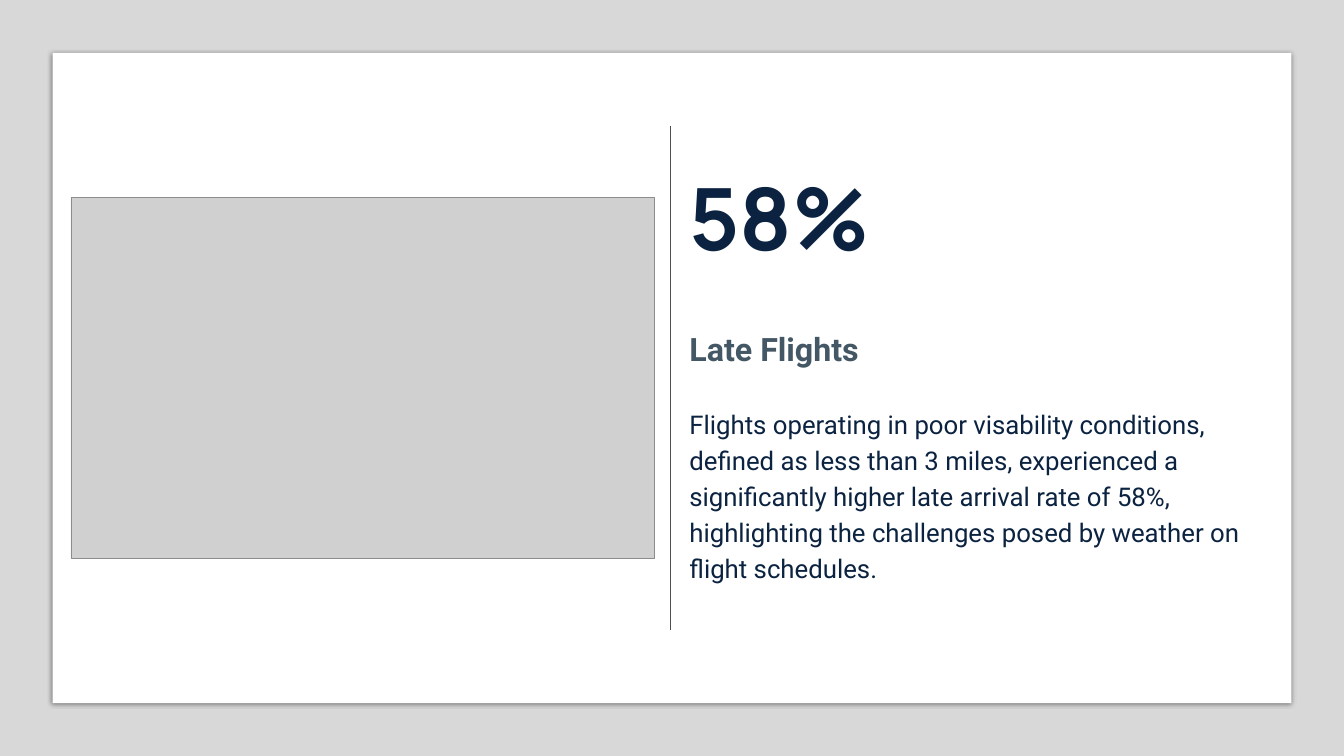
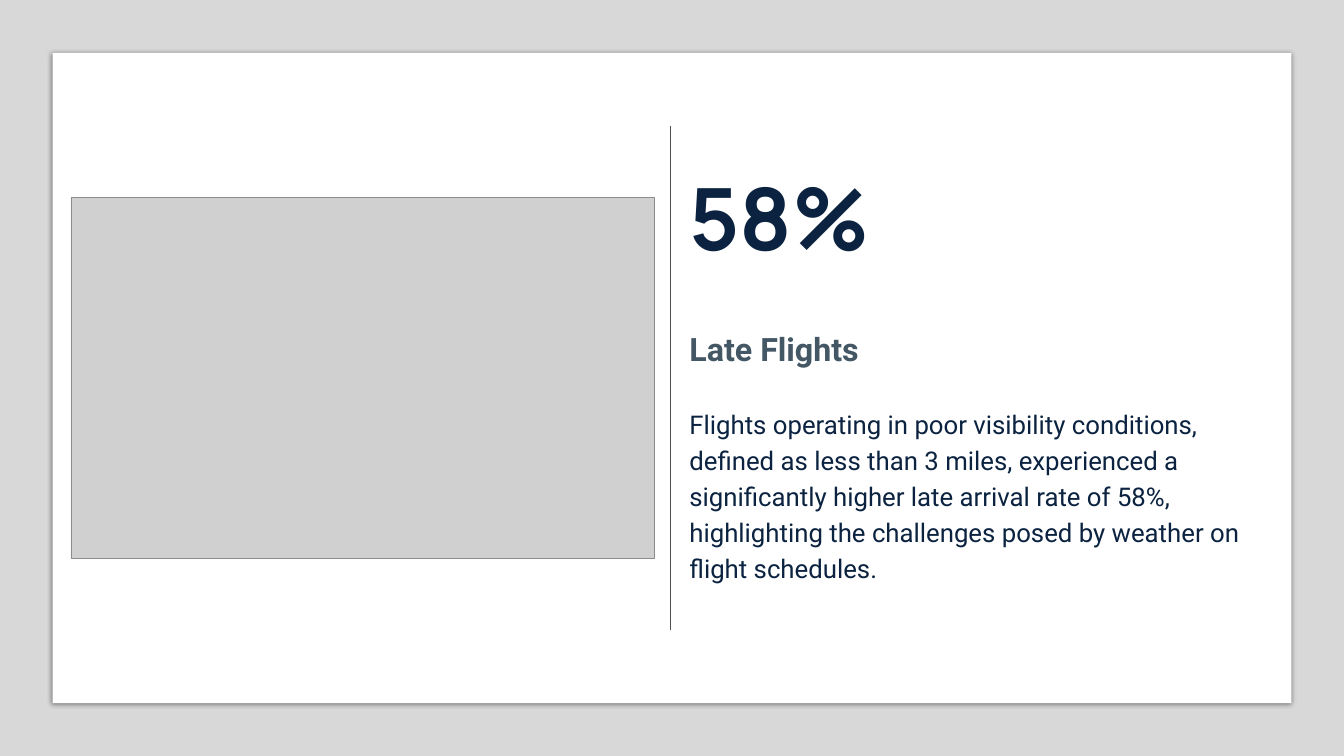
Before and after one commit to gpskentzos/DATA5300-Project1, a slide deck: slide 7 of reports/Presentation - DATA 5300 United Airlines Delays_V2.pptx. Drawn at 1344x756 pixels with LibreOffice and Linux fonts; fonts in the diff are those of the drawing; grey boxes stand for pictures. Boxes give left, top, right and bottom in pixels: in the first picture for what was removed or moved away, otherwise in the second. Text is boxed around its words. In the diff, an @@ line names an element or a change of style, - is before the commit and + after.

```diff
--- a/reports/Presentation - DATA 5300 United Airlines Delays_V2.pptx
+++ b/reports/Presentation - DATA 5300 United Airlines Delays_V2.pptx
@@ text at <box>689,414,1239,584</box>: text changed @@
-Flights operating in poor visability conditions, defined as less than 3 miles, experienced a significantly higher late arrival rate of 58%, highlighting the challenges posed by weather on flight schedules.
+Flights operating in poor visibility conditions, defined as less than 3 miles, experienced a significantly higher late arrival rate of 58%, highlighting the challenges posed by weather on flight schedules.
```
Also in this commit, not shown: 2 other slides changed, 2 other files.
